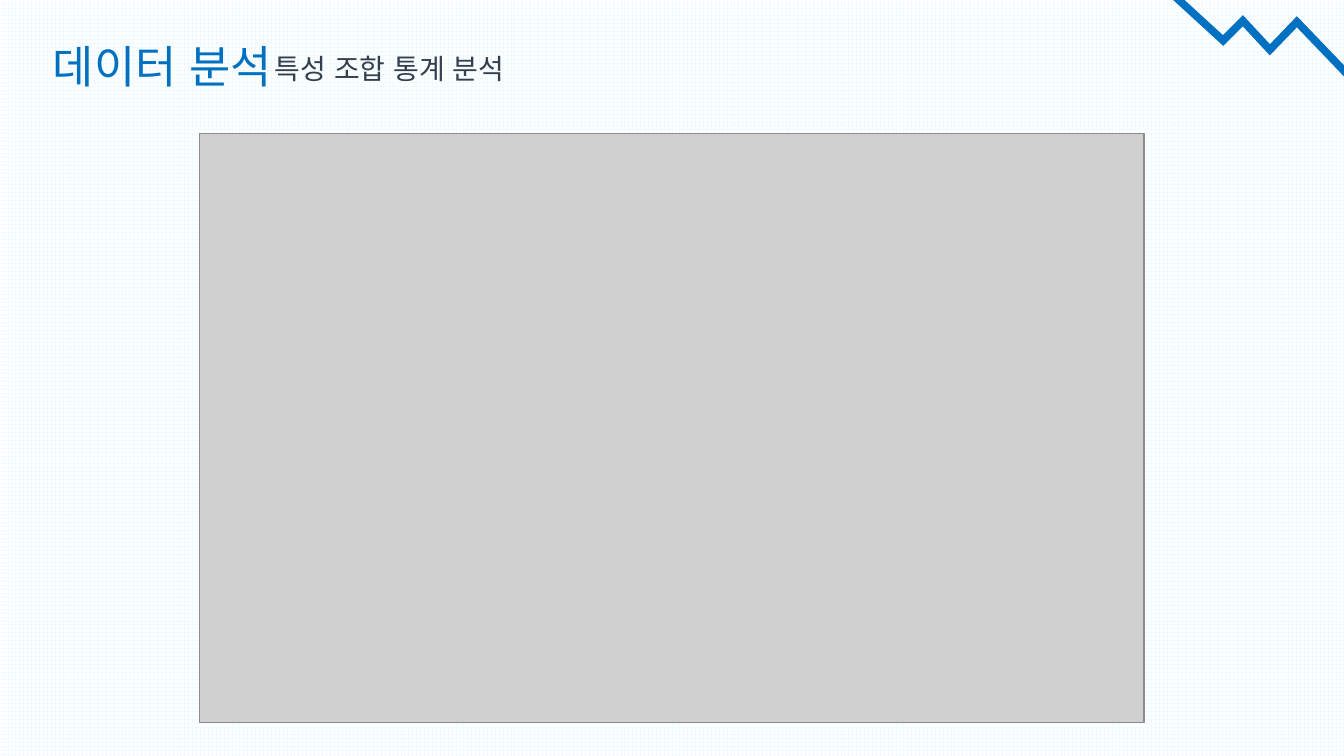
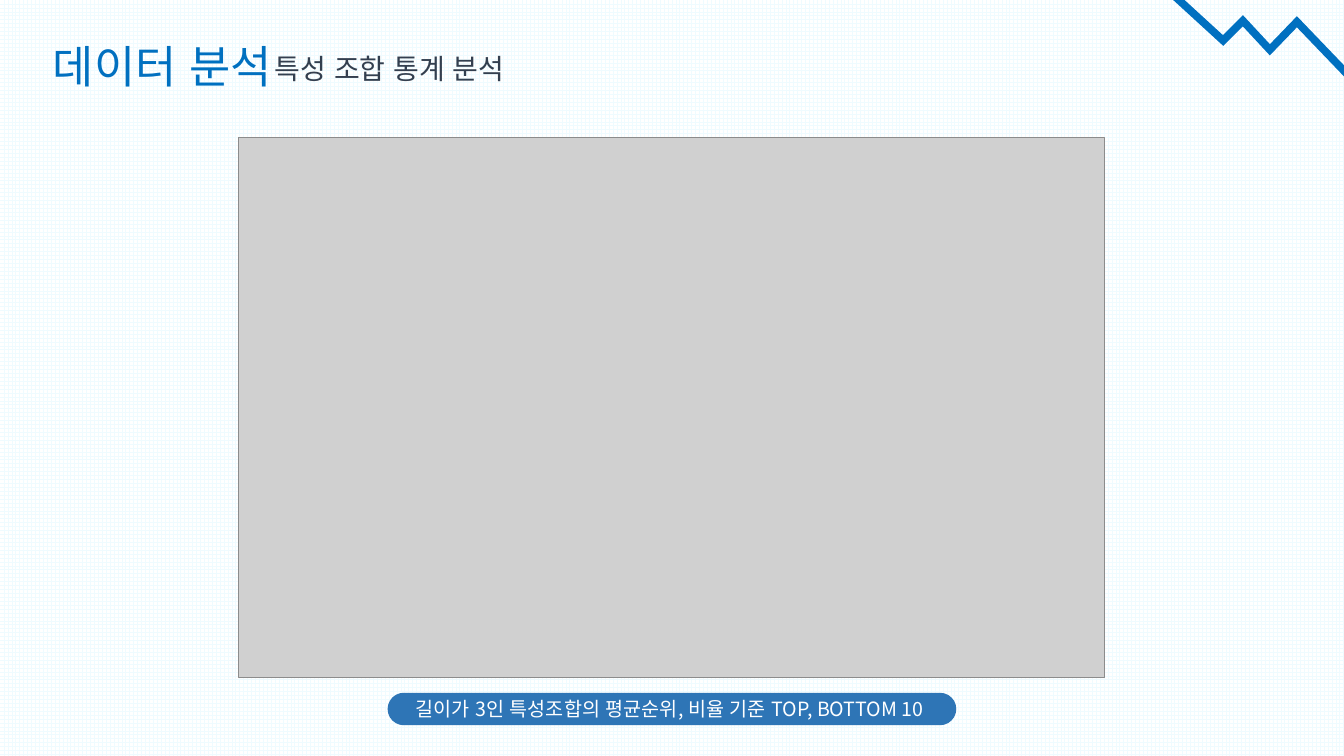
Before and after one commit to tooha289/TeamFightTactics, a slide deck: slide 23 of document/데이터 분석(시각화)/TFT 게임 전 서버 Top10 플레이어 매치 데이터 분석.pptx (slide 24 before the commit). Drawn at 1344x756 pixels with LibreOffice and Linux fonts; fonts in the diff are those of the drawing; grey boxes stand for pictures. Boxes give left, top, right and bottom in pixels: in the first picture for what was removed or moved away, otherwise in the second. Text is boxed around its words. In the diff, an @@ line names an element or a change of style, - is before the commit and + after.

```diff
--- a/document/데이터 분석(시각화)/TFT 게임 전 서버 Top10 플레이어 매치 데이터 분석.pptx
+++ b/document/데이터 분석(시각화)/TFT 게임 전 서버 Top10 플레이어 매치 데이터 분석.pptx
@@ picture: place and size @@
-picture at [200, 133, 1144, 722]
+picture at [239, 137, 1105, 678]
@@ rounded rectangle added at [388, 693, 957, 725], fill #2E75B6, 14 pt, text #FFFFFF @@
+길이가 3인 특성조합의 평균순위, 비율 기준 TOP, BOTTOM 10
```
Also in this commit, not shown: 19 other slides changed, 3 slides added, 2 slides removed, 2 other files.
